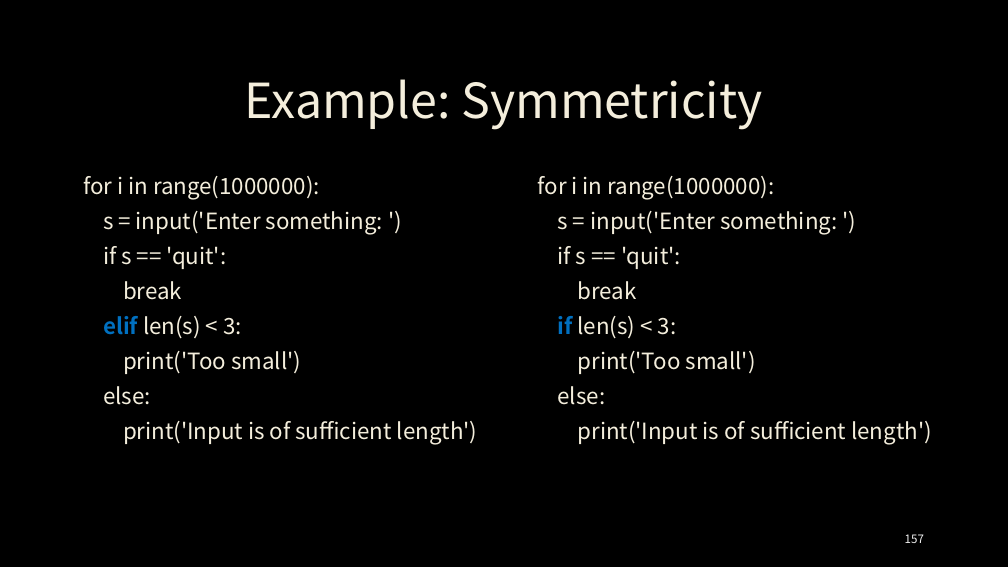
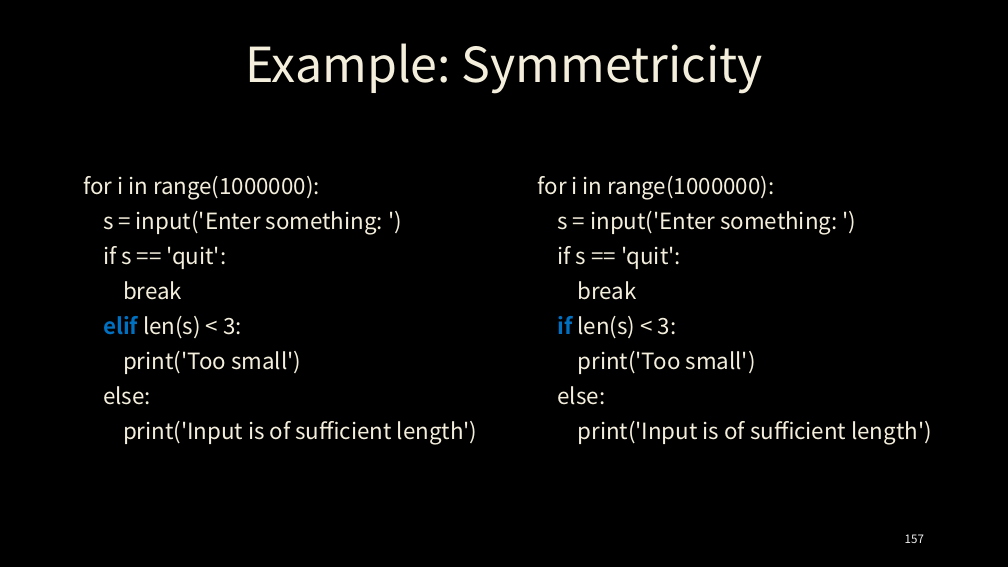
Before and after one commit to ancestor9/24_python-programimming-1, a slide deck: slide 157 of week4_5/week_04_Control Flow-for Statement.pptx. Drawn at 1008x567 pixels with LibreOffice and Linux fonts; fonts in the diff are those of the drawing; background and template pictures are left out. Boxes give left, top, right and bottom in pixels: in the first picture for what was removed or moved away, otherwise in the second. Text is boxed around its words. In the diff, an @@ line names an element or a change of style, - is before the commit and + after.

```diff
--- a/week4_5/week_04_Control Flow-for Statement.pptx
+++ b/week4_5/week_04_Control Flow-for Statement.pptx
@@ title "Example: Symmetricity": place and size @@
-title "Example: Symmetricity" at <box>245,79,762,130</box>
+title "Example: Symmetricity" at <box>245,43,763,94</box>
```
Also in this commit, not shown: 2 slides removed.
